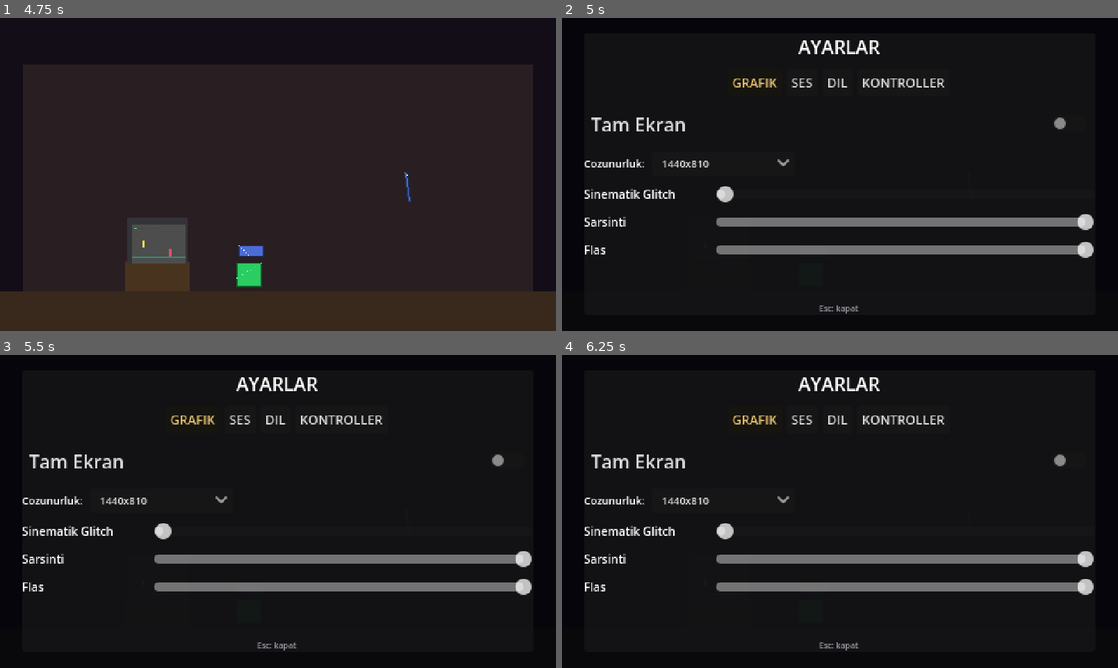
Above: before the commit, frames 1-4 (two rows, left to right).
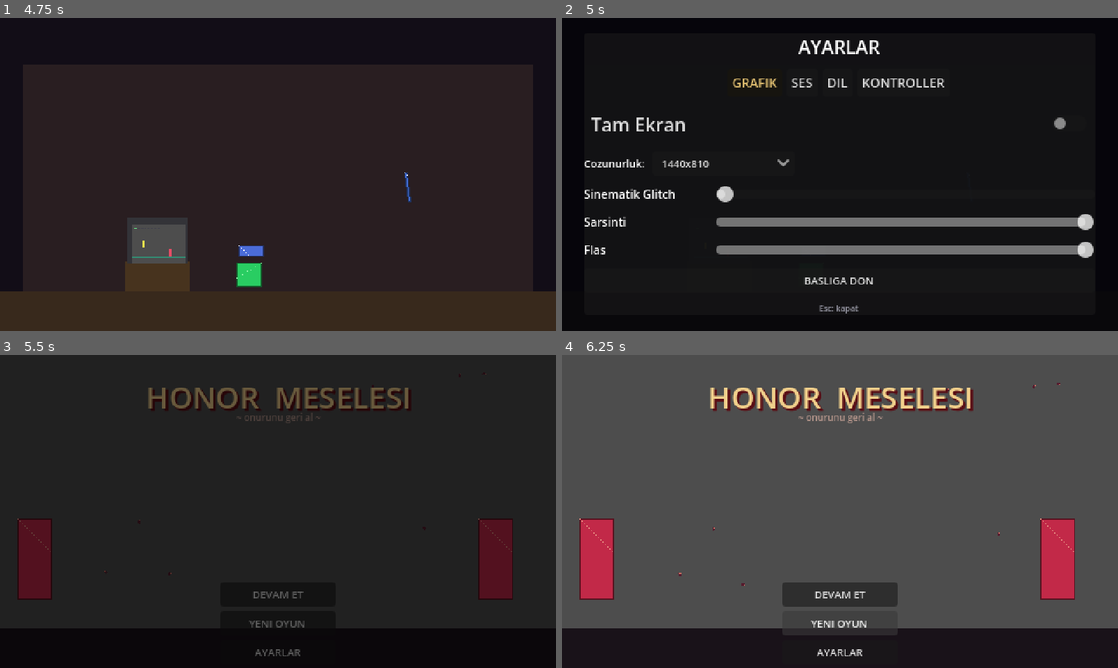
Above: after the commit, the same moments.

Repository: Eruldin/Honor-Meselesi
Game: Godot game, scene res://src/ui/Title.tscn
Two runs of this game, one before a commit and one after it. Both use one fixed random seed, a clock stepped at 60 frames per second and the inputs below.
Inputs (mouse positions are in pixels of both pictures, inside the frame that each line leads up to):
- Up to frame 1 (4.75 s): click "YENI OYUN" at 0.5 s; tap Enter at 1.25, 4.25 s; move the mouse to (400, 158) at 1.27 s; hold D (move_right) 1.28-2 s; tap J (attack) at 1.35 s; click (400, 158) at 1.42 s; tap Space (jump) at 1.52, 2.75, 4.52 s; drag from (166, 190) to (250, 280) at 2.02 s; move the mouse to (333, 105) at 2.77 s; hold D (move_right) 2.78-3.5 s; tap F (focus) at 2.85 s; drag from (250, 237) to (111, 127) at 3.52 s; move the mouse to (444, 221) at 4.27 s; hold A (move_left) from 4.28 s (still down); tap Q (form_prev) at 4.35 s
- Up to frame 2 (5 s): keep holding A (move_left); tap Escape (pause) at 4.9 s
- Up to frame 3 (5.5 s): release A (move_left) at 5 s; click (278, 617) at 5 s, where only the run after the commit has a clickable "BASLIGA DON"
- Up to frame 4 (6.25 s): drag from (673, 464) to (812, 633) at 5.77 s

Frame 1 is identical in both runs. In frame 2, 0.2% of the frame differs, in the area x 43-56%, y 82-86%; in frame 3, 22%; in frame 4, 88%, in the area x 0-100%, y 0-97%.

Commit message:
ayarlar: BASLIGA DON butonu (autosave'li) + olu bahce kript muzik bolgesi (#84)
Co-Authored-By: Devin AI <158243242+devin-ai-integration[bot]@users.noreply.github.com>

Diff:
--- a/src/levels/ch1/ch1.gd
+++ b/src/levels/ch1/ch1.gd
@@ -12,6 +12,7 @@
 	{x = 1050.0, id = &"music/ch1_forest",  amb = &"amb/forest"},
 	{x = 2300.0, id = &"music/ch1_cave",    amb = &"amb/cave"},
 	{x = 3350.0, id = &"music/ch1_gate",    amb = &"amb/wind"},
+	{x = 4410.0, id = &"music/ch1_cave",    amb = &"amb/cave"},  # olu bahce — kript kasveti
 ]
 const GATE_X := 4400.0       ## torii kapi cizgisi
 const ARENA_L := 5220.0      ## arena sol duvari
--- a/src/ui/settings_menu.gd
+++ b/src/ui/settings_menu.gd
@@ -92,6 +92,16 @@
 	_content.size_flags_horizontal = Control.SIZE_EXPAND_FILL
 	_content.size_flags_vertical = Control.SIZE_EXPAND_FILL
 	vbox.add_child(_content)
+
+	var quit := Button.new()
+	quit.text = "BASLIGA DON" if Settings.language == "tr" else "QUIT TO TITLE"
+	quit.add_theme_font_size_override("font_size", 9)
+	quit.pressed.connect(func() -> void:
+		AudioManager.play_sfx(&"sfx/ui", null, -6.0)
+		get_tree().paused = false
+		SaveSystem.save_game()
+		EventBus.scene_change_requested.emit("res://src/ui/Title.tscn"))
+	vbox.add_child(quit)
 
 	var hint := Label.new()
 	hint.text = tr_ui("close")
